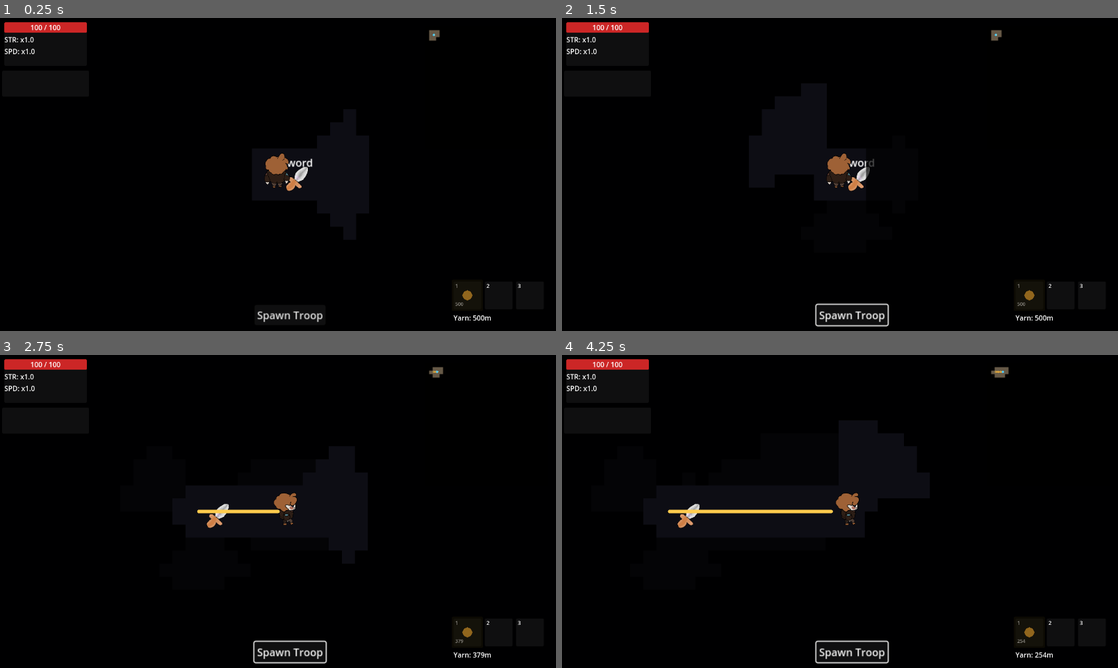
Above: before the commit, frames 1-4 (two rows, left to right).
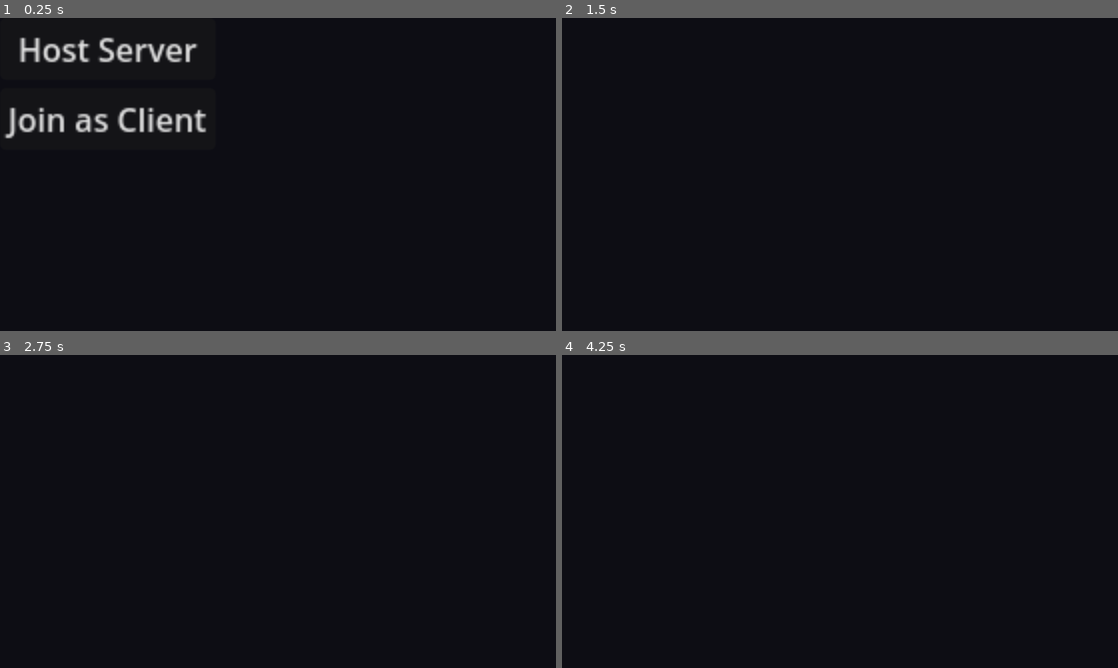
Above: after the commit, the same moments.

Repository: andye132/minos
Game: Godot game, scene res://real_main.tscn
Same seed, same stepped clock (60 frames per second), same inputs: the game is played once before the commit and once after it. Before the commit the project starts from res://scenes/arena_test.tscn.
Inputs (mouse positions are in pixels of both pictures, inside the frame that each line leads up to):
- Up to frame 1 (0.25 s): no input
- Up to frame 2 (1.5 s): click (851, 315) at 0.5 s, where only the run before the commit has a clickable "Spawn Troop"; click (667, 49) at 1.25 s, where only the run after the commit has a clickable "Host Server"
- Up to frame 3 (2.75 s): tap Enter at 2 s; move the mouse to (400, 495) at 2.02 s; press the mouse at (400, 495) at 2.03 s; hold D (move_right) from 2.03 s (still down)
- Up to frame 4 (4.25 s): release D (move_right) at 2.75 s; release the mouse at (962, 495) at 2.75 s; drag from (728, 527) to (840, 511) at 2.77 s; tap Space at 3.5 s; move the mouse to (895, 442) at 3.52 s; hold D (move_right) from 3.53 s (still down); tap E (interact) at 3.6 s

The runs differ from the first frame. In frame 1, 4.9% of the frame differs, in the area x 0-94%, y 1-98%; in frame 2, 1.7%; in frame 3, 1.8%; in frame 4, 2.0%.
Error before the commit: Invalid assignment of property or key 'visible' with value of type 'bool' on a base object of type 'null instance'. (res://scenes/puppeter.gd:42)

Commit message:
deterministic map spawn + synced animations

Diff:
--- a/multiplayer_spawner.gd
+++ b/multiplayer_spawner.gd
@@ -44,4 +44,4 @@
 	# Call RPC manually on each player instance
 	for p in players:
 		if is_instance_valid(p):
-			p.rpc("rpc_start_game")
+			p.rpc("rpc_start_game", seed)
--- a/project.godot
+++ b/project.godot
@@ -11,7 +11,7 @@
 [application]
 
 config/name="Maze Chase"
-run/main_scene="res://scenes/arena_test.tscn"
+run/main_scene="uid://ctvay6matv7m0"
 config/features=PackedStringArray("4.5", "Forward Plus")
 
 [autoload]
--- a/real_main.tscn
+++ b/real_main.tscn
@@ -11,7 +11,7 @@
 script = ExtResource("1_qj2yo")
 
 [node name="MultiplayerSpawner" type="MultiplayerSpawner" parent="."]
-_spawnable_scenes = PackedStringArray("uid://player123")
+_spawnable_scenes = PackedStringArray("uid://b113y4diqcgse")
 spawn_path = NodePath("..")
 script = ExtResource("2_qj2yo")
 network_player = ExtResource("3_5fq4g")
--- a/scenes/mazetiles.gd
+++ b/scenes/mazetiles.gd
@@ -30,11 +30,15 @@
 var all_floor_locs: Array[Vector2i] = []
 var usb_room_walls: Array[int] = []
 
+var rng = RandomNumberGenerator.new()
+
 # Called when the node enters the scene tree for the first time.
 func _ready() -> void:
 	pass
 
-func start_game():
+func start_game(seed: int):
+	rng.seed = seed
+
 	place_border(-1, -1, x_dim, y_dim)
 	generate_usb_room_coords()
 	print(usb_room_walls)
@@ -81,8 +85,8 @@
 
 
 func generate_usb_room_coords():
-	var usbcenter_x = int(clamp(randfn(x_dim/2, x_dim/usb_density), 0 + usbroom_x/2, x_dim - usbroom_x/2 - 1))
-	var usbcenter_y = int(clamp(randfn(y_dim/2, y_dim/usb_density), 0 + usbroom_y/2, y_dim - usbroom_y/2 - 1))
+	var usbcenter_x = int(clamp(rng.randfn(x_dim/2, x_dim/usb_density), 0 + usbroom_x/2, x_dim - usbroom_x/2 - 1))
+	var usbcenter_y = int(clamp(rng.randfn(y_dim/2, y_dim/usb_density), 0 + usbroom_y/2, y_dim - usbroom_y/2 - 1))
 	print(usbcenter_x)
 	print(usbcenter_y)
 	usb_room_walls.append(int(usbcenter_x - usbroom_x/2) | 1)
@@ -148,7 +152,7 @@
 			continue
 
 		var found_new_path = false
-		adj4.shuffle()
+		shuffle_seeded(adj4, rng)
 
 		for pos in adj4:
 			var new_pos = current + pos
@@ -210,3 +214,11 @@
 
 		wall_occluder.occluder = wall_polygon
 		add_child(wall_occluder)
+
+
+func shuffle_seeded(array: Array, rng: RandomNumberGenerator) -> void:
+	for i in range(array.size() - 1, 0, -1):
+		var j = rng.randi_range(0, i)
+		var tmp = array[i]
+		array[i] = array[j]
+		array[j] = tmp
--- a/scenes/player.tscn
+++ b/scenes/player.tscn
@@ -1,4 +1,4 @@
-[gd_scene load_steps=23 format=3]
+[gd_scene load_steps=23 format=3 uid="uid://b113y4diqcgse"]
 
 [ext_resource type="Script" uid="uid://bvixxpfba26ot" path="res://scripts/player.gd" id="1_player"]
 [ext_resource type="Texture2D" uid="uid://buswu46cadvuj" path="res://Puppet1_Sprite.png" id="2_dqkch"]
@@ -132,6 +132,12 @@
 properties/0/path = NodePath(".:position")
 properties/0/spawn = true
 properties/0/replication_mode = 1
+properties/1/path = NodePath("AnimatedSprite2D:animation")
+properties/1/spawn = true
+properties/1/replication_mode = 1
+properties/2/path = NodePath("AnimatedSprite2D:frame")
+properties/2/spawn = true
+properties/2/replication_mode = 1
 
 [node name="Player" type="CharacterBody2D"]
 z_index = 5
--- a/scenes/puppeter.gd
+++ b/scenes/puppeter.gd
@@ -42,18 +42,14 @@
 	lobby_ui.visible = true
 	play_ui.visible = false
 
-	# Connect start button
-	start_button.pressed.connect(_on_start_button_pressed)
-
-
-func start_game():
+func start_game(seed: int):
 	if nav_region:
 		nav_region.set_process(true)
 		nav_region.visible = true
 	if maze_ref:
 		maze_ref.set_process(true)
 		maze_ref.visible = true
-		maze_ref.start_game()
+		maze_ref.start_game(seed)
 
 	# Connect the button drag/drop signal
 	spawn_button.connect("spawn_requested", Callable(self, "_on_spawn_requested"))
@@ -143,4 +139,8 @@
 	emit_signal("start_game_signal")
 	lobby_ui.visible = false
 	play_ui.visible = true
-	start_game()
+
+
+@rpc("any_peer", "call_local", "reliable")
+func rpc_start_game(seed: int):
+	start_game(seed)
--- a/scripts/player.gd
+++ b/scripts/player.gd
@@ -123,14 +123,14 @@
 	pickup_area.area_entered.connect(_on_pickup_area_entered)
 	pickup_area.area_exited.connect(_on_pickup_area_exited)
 
-func start_game():
+func start_game(seed: int):
 	if nav_region:
 		nav_region.set_process(true)
 		nav_region.visible = true
 	if maze_ref:
 		maze_ref.set_process(true)
 		maze_ref.visible = true
-		maze_ref.start_game()
+		maze_ref.start_game(seed)
 
 
 func _setup_lights() -> void:
@@ -482,5 +482,5 @@
 	return lantern_active
 
 @rpc("any_peer", "call_local", "reliable")
-func rpc_start_game():
-	start_game()
+func rpc_start_game(seed: int):
+	start_game(seed)
Not shown: 1 places in real_main.tscn that only renumber resources
